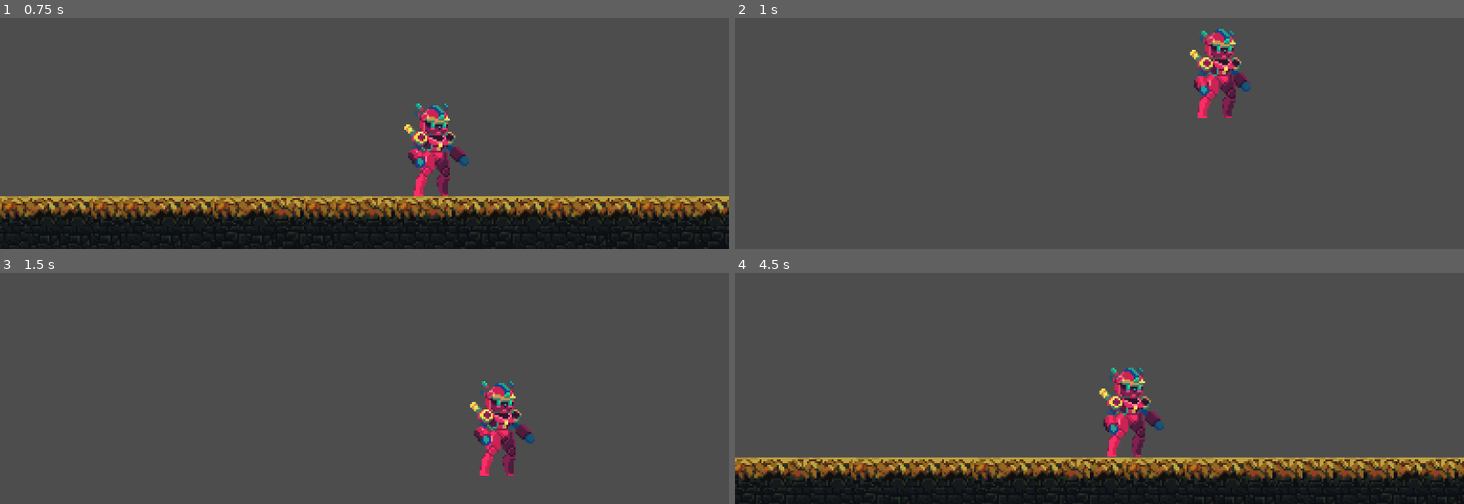
Above: before the commit, frames 1-4 (two rows, left to right).
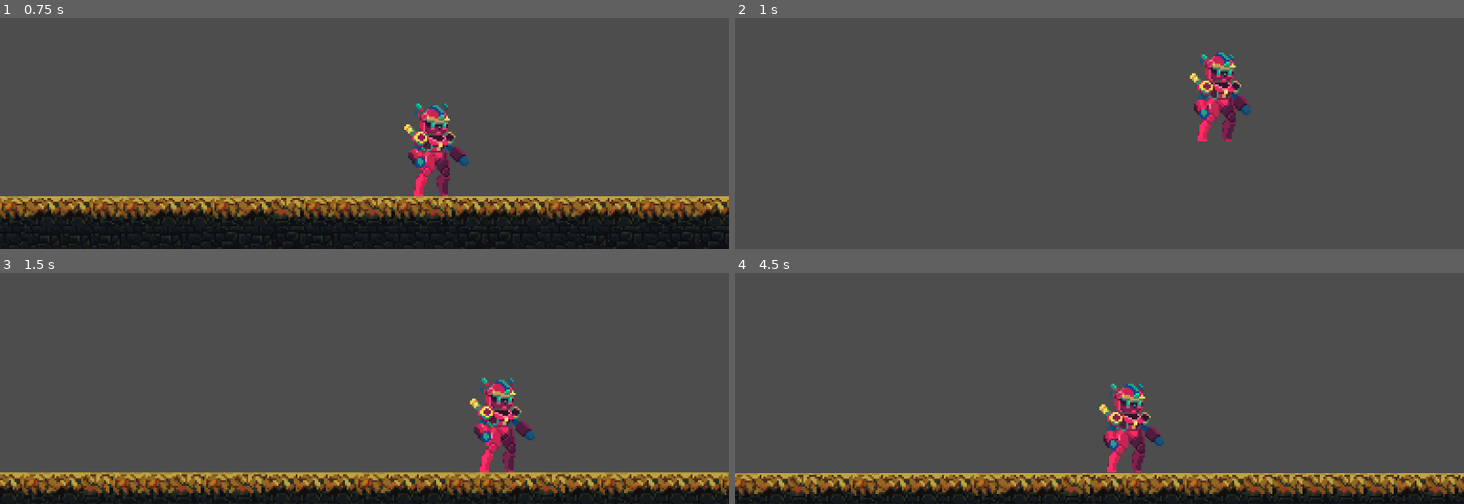
Above: after the commit, the same moments.

Repository: ogabor82/littleAdventurerAndie2D
Game: Godot game, scene res://Game/Main.tscn
Two runs of this game, one before a commit and one after it. Both use one fixed random seed, a clock stepped at 60 frames per second and the inputs below.
Inputs:
- Up to frame 1 (0.75 s): hold D (Right) from 0.53 s (still down)
- Up to frame 2 (1 s): keep holding D (Right); tap W (Jump) at 0.77 s
- Up to frame 3 (1.5 s): keep holding D (Right)
- Up to frame 4 (4.5 s): tap W (Jump) at 1.52, 3.02, 3.77 s; release D (Right) at 2.03 s; hold A (Left) 2.03-2.78 s; hold D (Right) 2.78-4.28 s; hold A (Left) from 4.28 s (still down)

Frame 1 is identical in both runs. In frame 2, 2.4% of the frame differs, in the area x 62-71%, y 4-54%; in frame 3, 15%; in frame 4, 17%, in the area x 0-100%, y 40-100%.

Commit message:
Refactor player.gd to use a constant for gravity instead of project settings, improving consistency in gravity application during physics processing.

Diff:
--- a/Game/scripts/player.gd
+++ b/Game/scripts/player.gd
@@ -3,20 +3,21 @@
 
 const SPEED = 180.0
 const JUMP_VELOCITY = -450.0
-# const GRAVITY = 1800.0 # 1800 pixels per second squared
+const GRAVITY = 1800.0 # 1800 pixels per second squared
 
 
 @onready var player = $"."
 @onready var animated_sprite_2d = $AnimatedSprite2D
 
 # Get the gravity from the project settings to be synced with RigidBody nodes.
-var gravity = ProjectSettings.get_setting("physics/2d/default_gravity")
+# var gravity = ProjectSettings.get_setting("physics/2d/default_gravity")
 
 
 func _physics_process(delta):
 	# Add the gravity.
 	if not is_on_floor():
-		velocity.y += gravity * delta
+		# velocity.y += gravity * delta
+		velocity.y += GRAVITY * delta
 
 	# Handle jump.
 	if Input.is_action_just_pressed("Jump") and is_on_floor():
